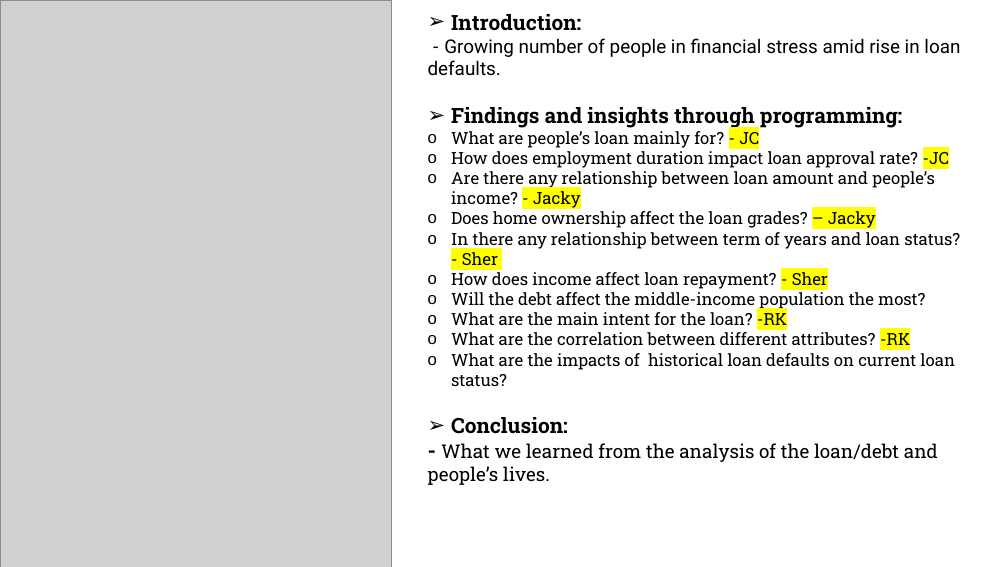
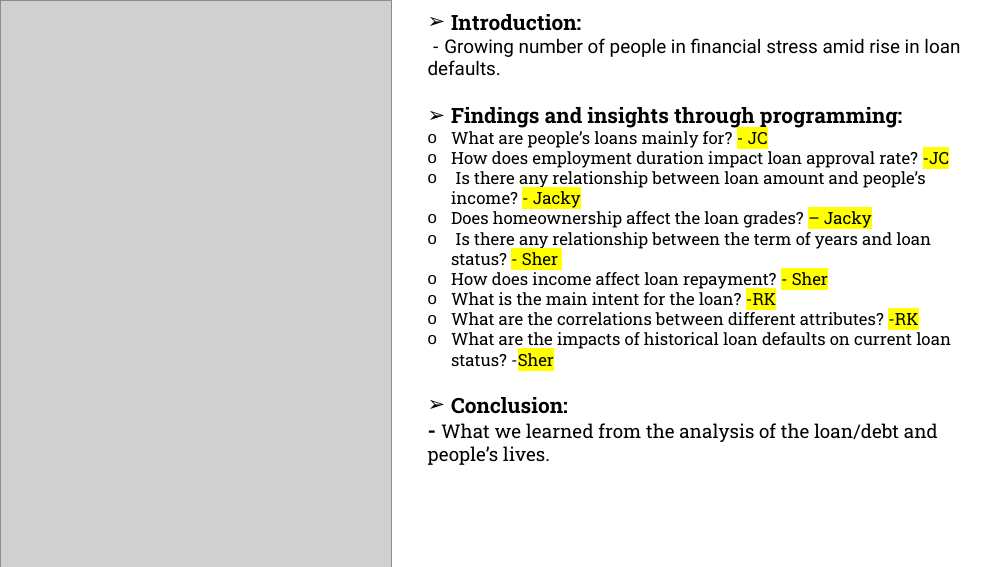
Before and after one commit to Oatsinthepine/Project_1_group8, a slide deck: slide 2 of Final presentation slide.pptx. Drawn at 1008x567 pixels with LibreOffice and Linux fonts; fonts in the diff are those of the drawing; grey boxes stand for pictures. Boxes give left, top, right and bottom in pixels: in the first picture for what was removed or moved away, otherwise in the second. Text is boxed around its words. In the diff, an @@ line names an element or a change of style, - is before the commit and + after.

Commit message:
The final presentation slide.
Updated presentation slides.

```diff
--- a/Final presentation slide.pptx
+++ b/Final presentation slide.pptx
@@ text at (451,131,768,148): text changed @@
-o What are people’s loan mainly for? - JC
+o What are people’s loans mainly for? - JC
@@ text at (451,171,931,265): text changed @@
-o Are there any relationship between loan amount and people’s income? - Jacky
-o Does home ownership affect the loan grades? – Jacky
-o In there any relationship between term of years and loan status? - Sher
+o Is there any relationship between loan amount and people’s income? - Jacky
+o Does homeownership affect the loan grades? – Jacky
+o Is there any relationship between the term of years and loan status? - Sher
@@ text at (451,292,951,370): text changed @@
-o Will the debt affect the middle-income population the most?
-o What are the main intent for the loan? -RK
-o What are the correlation between different attributes? -RK
-o What are the impacts of historical loan defaults on current loan status?
+o What is the main intent for the loan? -RK
+o What are the correlations between different attributes? -RK
+o What are the impacts of historical loan defaults on current loan status? -Sher
```
Also in this commit, not shown: 5 other slides changed, 1 slide added, 5 slides removed.
